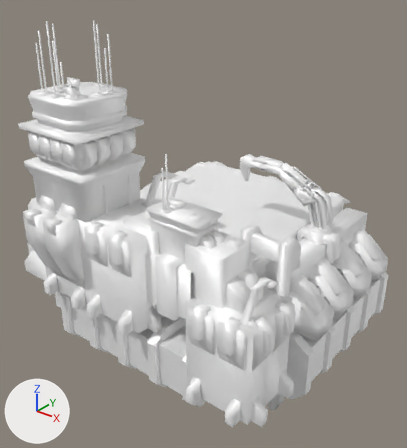
The glTF model assets/models/air_factory.glb: old version first, new version second.
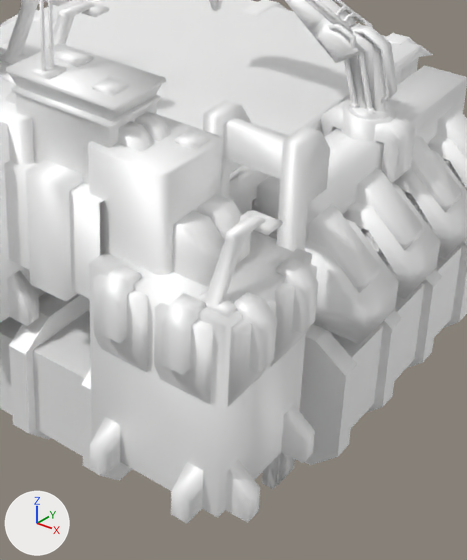
The first picture shows the older version from a camera (50 mm lens) standing at (52.0, -70.2, 47.9) and looking at (0.3, -5.7, 7.8). The close-ups show the older and then the newer version on the part from 35% to 90% of the width and 39% to 99% of the height of that picture. Only the edits that show in the close-ups are written down. Lighting does not change. The marker at lower left points along +X, +Y and +Z. Where no turn or scale is listed for an object, it has been applied to the vertices.

The first close-up shows 'Arm01', 'Arm03', 'Extender08', 'Extender09', 'Floatation', 'Loader', 'Platform', 'Tower02', 'Tower03', 'Tower04', 'UEB0102' and 2 more.
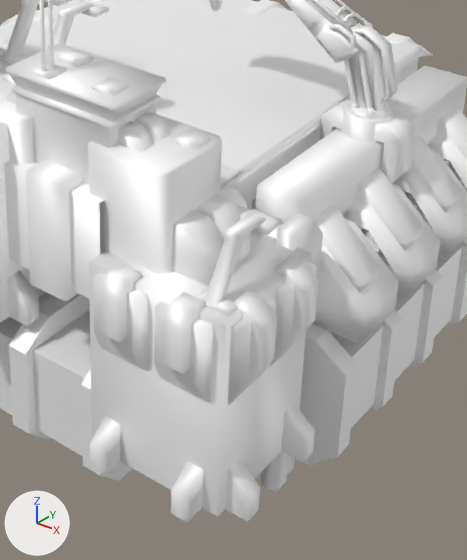
What differs and where, as boxes [x1, y1, x2, y2] in the close-ups (467 x 560 px):
```json
{"object": "Tower02", "change": "moved", "before": [89, 210, 315, 523], "after": [89, 209, 315, 522]}
{"object": "Loader", "change": "moved", "before": [203, 100, 330, 251], "after": [220, 184, 323, 493]}
{"object": "Extender08", "change": "moved", "before": [93, 265, 213, 404], "after": [93, 264, 213, 403]}
{"object": "Extender09", "change": "moved", "before": [227, 257, 318, 407], "after": [227, 256, 318, 406]}
```

The change, as JSON lines over the scene's bpy script:
```json
{"op": "set", "path": "ob_loader.location", "old": "(18.45, -15.26, 13.61)", "new": "(18.45, -15.26, 7.48)"}
{"op": "set", "path": "ob_tower02.location", "old": "(17.98, -20.43, 0.89)", "new": "(17.98, -20.43, 0.97)"}
{"op": "set", "path": "ob_extender08.location", "old": "(17.98, -24.93, 3.25)", "new": "(17.98, -24.93, 3.32)"}
{"op": "set", "path": "ob_extender09.location", "old": "(22.88, -20.43, 3.25)", "new": "(22.88, -20.43, 3.32)"}
```
